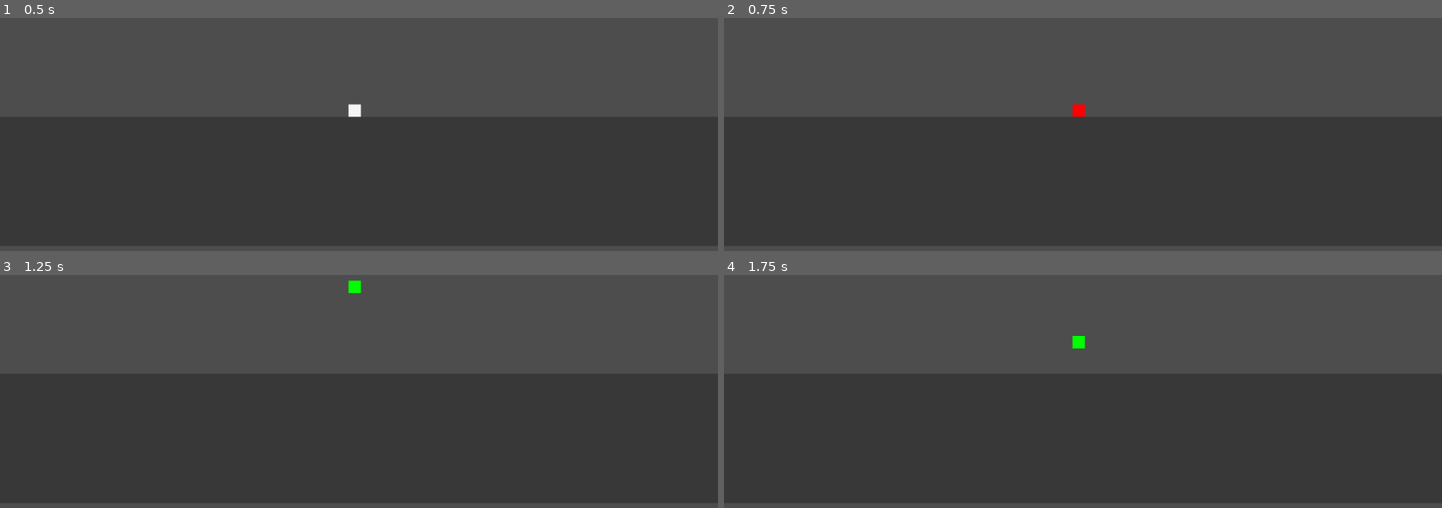
Above: before the commit, frames 1-4 (two rows, left to right).
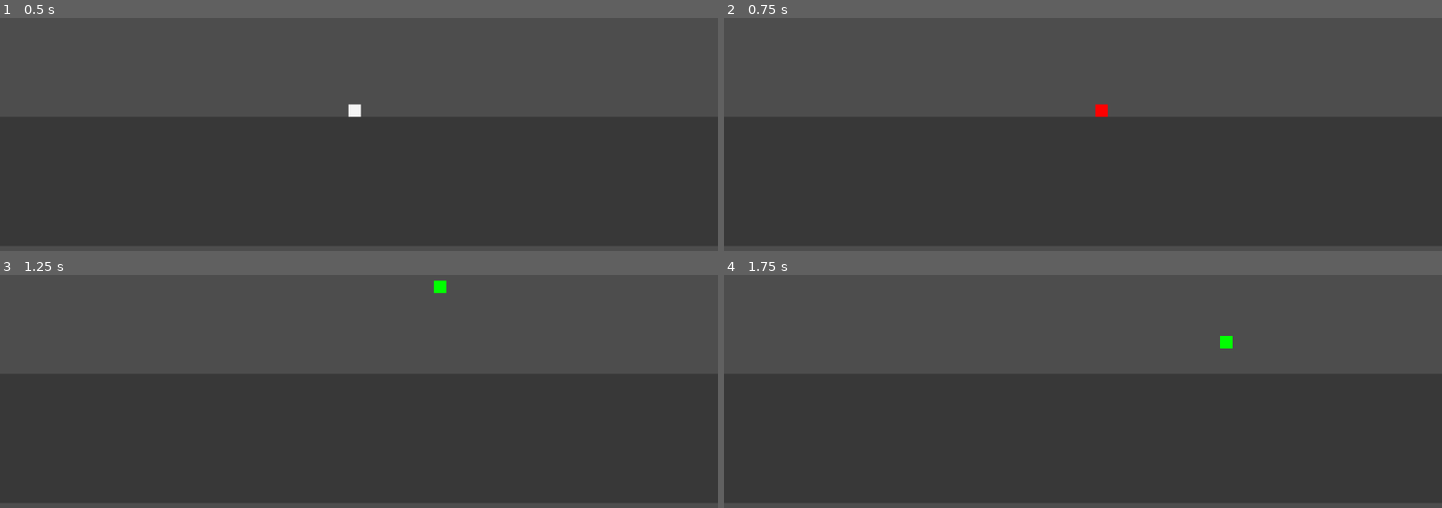
Above: after the commit, the same moments.

Repository: IllinaBurlace/Spell-Puzzle-Platformer
Game: Godot game, scene res://Scenes/test_map.tscn
Same seed, same stepped clock (60 frames per second), same inputs: the game is played once before the commit and once after it.
Inputs:
- Up to frame 1 (0.5 s): no input
- Up to frame 2 (0.75 s): hold D (right) from 0.53 s (still down); tap E (cast) at 0.6 s
- Up to frame 3 (1.25 s): keep holding D (right); tap Space (jump) at 0.77 s
- Up to frame 4 (1.75 s): keep holding D (right); tap E (cast) at 1.35 s; tap Space (jump) at 1.52 s

Frame 1 is identical in both runs. In frame 2, 0.2% of the frame differs, in the area x 48-54%, y 36-43%; in frame 3, 0.2%, in the area x 48-63%, y 2-9%; in frame 4, 0.2%.

Commit message:
Added movement

Diff:
--- a/Scripts/Player/States/move.gd
+++ b/Scripts/Player/States/move.gd
@@ -1,12 +1,21 @@
 class_name PlayerMoveState
 extends State
+
+@export
+var speed: float = 200.0
+
+var direction: float
 
 func enter() -> void:
 	player.sprite.modulate = Color8(255, 0, 0)
 	player.velocity.y = 0
 
+func process_phys(_delta: float) -> void:
+	direction = Input.get_axis("left", "right")
+	player.velocity.x = direction * speed
+
 func process_state() -> State:
-	if !Input.get_axis("left", "right"):
+	if !direction:
 		return player.states[0]
 	if Input.is_action_just_pressed("jump"):
 		return player.states[2]
